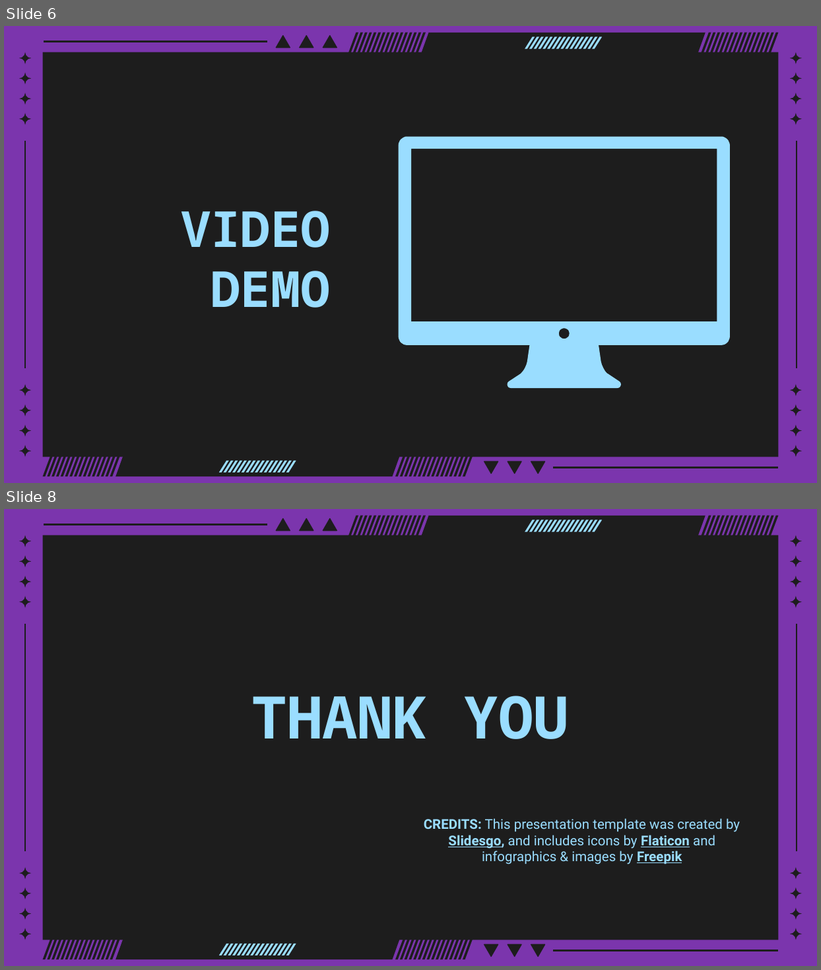
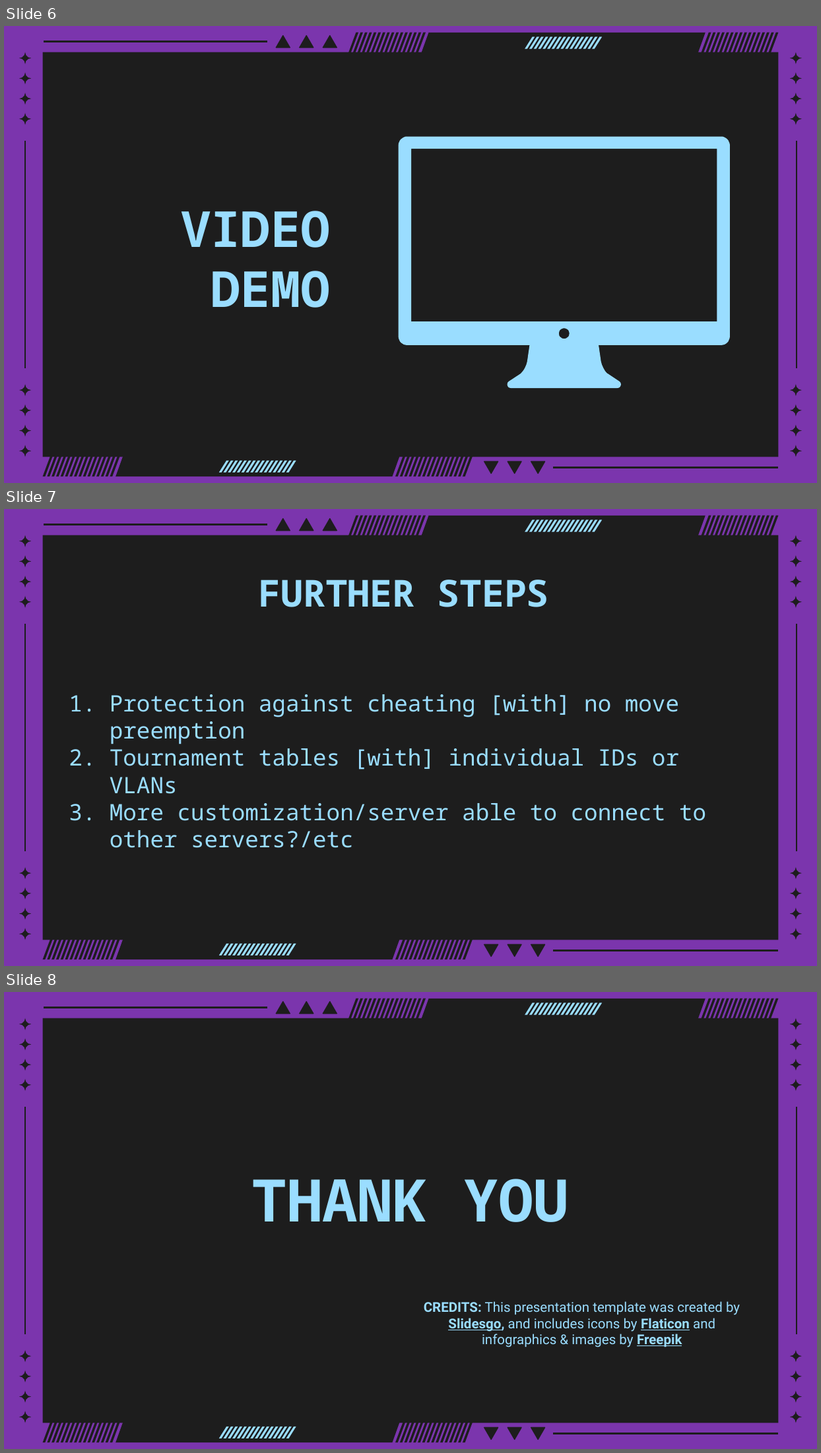
Before and after one commit to fattysun1121/data-comm-group, a slide deck: ppt/242 tictactoe presentation.pptx. Shown one above the other, each under a label of ours: slides 6 and 8 before the commit, slides 6, 7 and 8 after it; the slides between them are not shown. The pictures are 821x970 and 821x1453 pixels, drawn with LibreOffice and Linux fonts; fonts in the diff are those of the drawing. Boxes give left, top, right and bottom in pixels: in the first picture for what was removed or moved away, otherwise in the second. Text is boxed around its words. In the diff, an @@ line names an element or a change of style, - is before the commit and + after.

Commit message:
this version is improved but still incomplete
1. no video
2. add our roles?
3. more techinal details in "our approach" slide?
4. just more technical details (on slide 7 instead of "further steps")?

```diff
--- a/ppt/242 tictactoe presentation.pptx
+++ b/ppt/242 tictactoe presentation.pptx
@@ slide 7 added at (x1=4, y1=509, x2=817, y2=966), background #7B35AD; not listed: 125 template elements that a slide beside it also shows @@
@@ title added at (x1=258, y1=580, x2=548, y2=607), 33 pt, text #9ADDFF, bold @@
+FURTHER STEPS
@@ text added at (x1=110, y1=694, x2=706, y2=848), 20 pt, text #9ADDFF @@
+1. Protection against cheating [with] no move preemption
+2. Tournament tables [with] individual IDs or VLANs
+3. More customization/server able to connect to other servers?/etc
@@ group added at (x1=128, y1=723, x2=690, y2=738): 6 ellipses, 6 lines, 1 rounded rectangle @@
```
Also in this commit, not shown: 5 slides changed, 1 slide removed.
